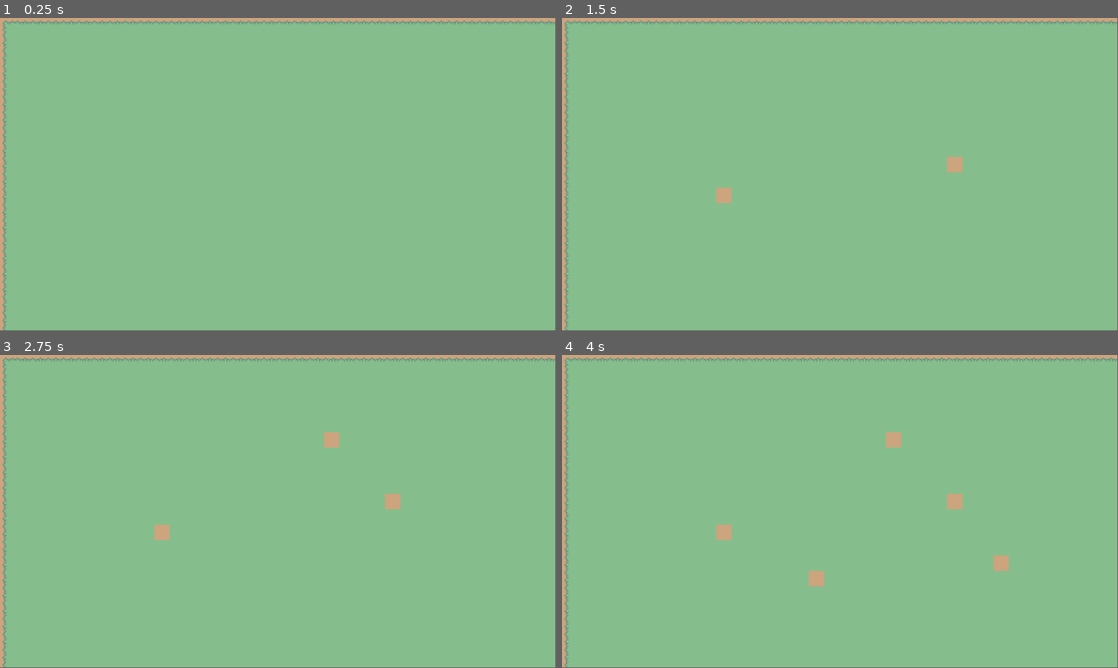
Above: before the commit, frames 1-4 (two rows, left to right).
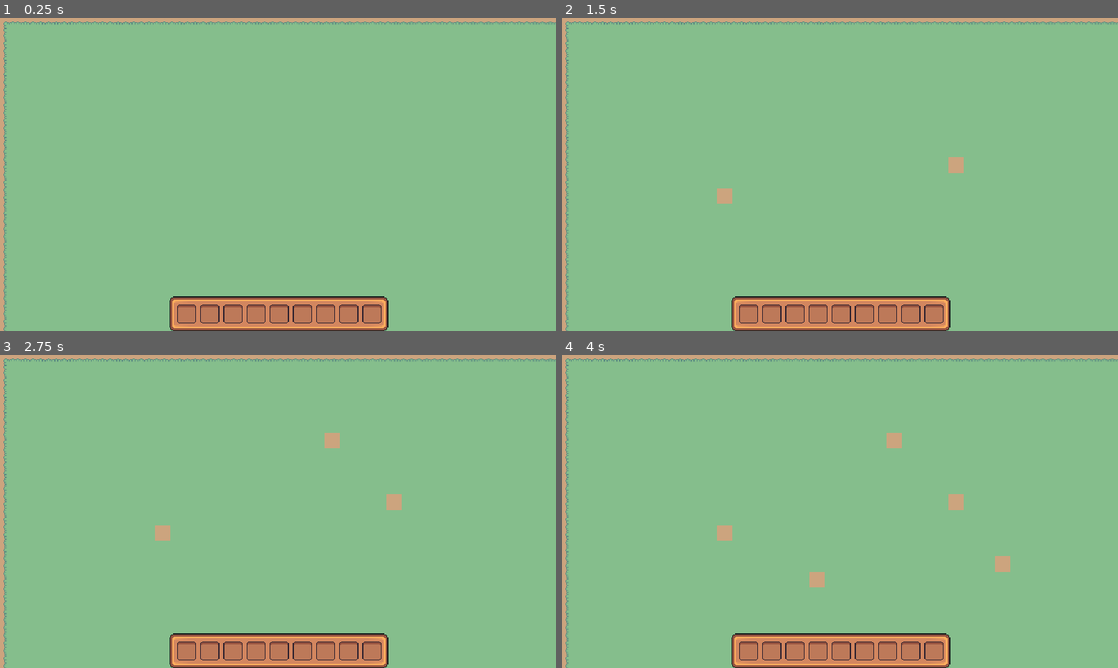
Above: after the commit, the same moments.

Repository: LaClimSx/Back-to-the-roots
Game: Godot game, scene res://Scenes/world.tscn
The game is run twice, just before and just after one commit, with the same random seed, the same clock (stepped at 60 frames per second) and the same inputs.
Inputs (mouse positions are in pixels of both pictures, inside the frame that each line leads up to):
- Up to frame 1 (0.25 s): no input
- Up to frame 2 (1.5 s): tap Enter at 0.5 s; move the mouse to (962, 158) at 0.52 s; right-click (962, 158) at 0.6 s; tap Space at 1.25 s; move the mouse to (728, 190) at 1.27 s; right-click (728, 190) at 1.35 s
- Up to frame 3 (2.75 s): tap Enter at 2 s; move the mouse to (333, 442) at 2.02 s; right-click (333, 442) at 2.1 s
- Up to frame 4 (4 s): tap Space at 2.75 s; move the mouse to (812, 574) at 2.77 s; right-click (812, 574) at 2.85 s; tap Enter at 3.5 s; move the mouse to (1006, 558) at 3.52 s; right-click (1006, 558) at 3.6 s
The window is 799x449 before the commit and 800x450 after it. Grey fills any space a smaller window leaves; there, only what the larger window draws over its background counts as a difference.

The runs differ from the first frame. In frame 1, 5.2% of the frame differs, in the area x 0-100%, y 0-100%; in frame 2, 5.2%; in frame 3, 5.3%; in frame 4, 5.3%.

Commit message:
feat: add beginning of inventory

Diff:
--- /dev/null
+++ b/Scenes/inventory_gui.tscn
@@ -0,0 +1,71 @@
+[gd_scene load_steps=4 format=3 uid="uid://btquhh5o6ewuu"]
+
+[ext_resource type="Script" path="res://Scripts/inventory_gui.gd" id="1_7bajx"]
+[ext_resource type="Texture2D" uid="uid://bbcrxuaclgkar" path="res://Assets/Tiles/InventoryRect.png" id="1_go0nn"]
+[ext_resource type="PackedScene" uid="uid://cebv80lsj58ew" path="res://Scenes/slot.tscn" id="2_f871n"]
+
+[node name="Inventory" type="Control"]
+custom_minimum_size = Vector2(227, 36)
+layout_mode = 3
+anchors_preset = 15
+anchor_right = 1.0
+anchor_bottom = 1.0
+offset_right = -925.0
+offset_bottom = -612.0
+grow_horizontal = 2
+grow_vertical = 2
+size_flags_horizontal = 4
+size_flags_vertical = 4
+script = ExtResource("1_7bajx")
+
+[node name="NinePatchRect" type="NinePatchRect" parent="."]
+layout_mode = 0
+offset_right = 227.0
+offset_bottom = 36.0
+texture = ExtResource("1_go0nn")
+patch_margin_left = 6
+patch_margin_top = 6
+patch_margin_right = 6
+patch_margin_bottom = 6
+
+[node name="GridContainer" type="GridContainer" parent="NinePatchRect"]
+layout_mode = 1
+anchors_preset = 8
+anchor_left = 0.5
+anchor_top = 0.5
+anchor_right = 0.5
+anchor_bottom = 0.5
+offset_left = -106.0
+offset_top = -10.0
+offset_right = 106.0
+offset_bottom = 10.0
+grow_horizontal = 2
+grow_vertical = 2
+columns = 9
+
+[node name="Slot" parent="NinePatchRect/GridContainer" instance=ExtResource("2_f871n")]
+layout_mode = 2
+
+[node name="Slot2" parent="NinePatchRect/GridContainer" instance=ExtResource("2_f871n")]
+layout_mode = 2
+
+[node name="Slot3" parent="NinePatchRect/GridContainer" instance=ExtResource("2_f871n")]
+layout_mode = 2
+
+[node name="Slot4" parent="NinePatchRect/GridContainer" instance=ExtResource("2_f871n")]
+layout_mode = 2
+
+[node name="Slot5" parent="NinePatchRect/GridContainer" instance=ExtResource("2_f871n")]
+layout_mode = 2
+
+[node name="Slot6" parent="NinePatchRect/GridContainer" instance=ExtResource("2_f871n")]
+layout_mode = 2
+
+[node name="Slot7" parent="NinePatchRect/GridContainer" instance=ExtResource("2_f871n")]
+layout_mode = 2
+
+[node name="Slot8" parent="NinePatchRect/GridContainer" instance=ExtResource("2_f871n")]
+layout_mode = 2
+
+[node name="Slot9" parent="NinePatchRect/GridContainer" instance=ExtResource("2_f871n")]
+layout_mode = 2
--- /dev/null
+++ b/Scenes/slot.tscn
@@ -0,0 +1,14 @@
+[gd_scene load_steps=2 format=3 uid="uid://cebv80lsj58ew"]
+
+[ext_resource type="Texture2D" uid="uid://gsprd8lb0p7u" path="res://Assets/Tiles/inventorySlot.png" id="1_f7d3j"]
+
+[node name="Slot" type="Panel"]
+self_modulate = Color(1, 1, 1, 0)
+custom_minimum_size = Vector2(20, 20)
+offset_right = 20.0
+offset_bottom = 20.0
+
+[node name="Sprite2D" type="Sprite2D" parent="."]
+texture = ExtResource("1_f7d3j")
+centered = false
+vframes = 2
--- a/Scenes/world.tscn
+++ b/Scenes/world.tscn
@@ -1,9 +1,11 @@
-[gd_scene load_steps=9 format=3 uid="uid://rlhk8qhsj3ua"]
+[gd_scene load_steps=11 format=3 uid="uid://rlhk8qhsj3ua"]
 
 [ext_resource type="Texture2D" uid="uid://dkv5kj8w510of" path="res://Assets/Tiles/misc.png" id="1_7604j"]
 [ext_resource type="Script" path="res://Scripts/world.gd" id="1_rjk8m"]
 [ext_resource type="Texture2D" uid="uid://bbuefb2cmlvah" path="res://Assets/Tiles/tileset - simplified.png" id="2_l6wvl"]
 [ext_resource type="Texture2D" uid="uid://y6aryph5rcy8" path="res://Assets/Tiles/Carrot.png" id="3_hg1d4"]
+[ext_resource type="PackedScene" uid="uid://btquhh5o6ewuu" path="res://Scenes/inventory_gui.tscn" id="5_0ywr5"]
+[ext_resource type="Script" path="res://Scripts/canvas_layer.gd" id="5_b8gca"]
 
 [sub_resource type="TileSetAtlasSource" id="TileSetAtlasSource_gq4rf"]
 texture = ExtResource("1_7604j")
@@ -107,3 +109,18 @@
 layer_1/name = "Crops"
 layer_1/z_index = 1
 layer_1/tile_data = PackedInt32Array(1703963, 131074, 1, 1703964, 196610, 1, 1703965, 262146, 1, 1703967, 262146, 1, 1703968, 196610, 1)
+
+[node name="CanvasLayer" type="CanvasLayer" parent="."]
+script = ExtResource("5_b8gca")
+
+[node name="Inventory" parent="CanvasLayer" instance=ExtResource("5_0ywr5")]
+anchors_preset = 7
+anchor_left = 0.5
+anchor_top = 1.0
+anchor_right = 0.5
+offset_left = -113.5
+offset_top = -36.0
+offset_right = 113.5
+offset_bottom = 0.0
+grow_vertical = 0
+size_flags_vertical = 0
--- /dev/null
+++ b/Scripts/canvas_layer.gd
@@ -0,0 +1,17 @@
+extends CanvasLayer
+
+@onready var inventory = $Inventory
+
+
+func _input(event):
+	if event.is_action_pressed("toggle_inventory"):
+		inventory.close() if inventory.isOpen else inventory.open()
+
+# Called when the node enters the scene tree for the first time.
+func _ready():
+	pass # Replace with function body.
+
+
+# Called every frame. 'delta' is the elapsed time since the previous frame.
+func _process(delta):
+	pass
--- /dev/null
+++ b/Scripts/inventory_gui.gd
@@ -0,0 +1,14 @@
+extends Control
+
+var isOpen: bool = true
+
+func _ready():
+	pass
+
+func open():
+	visible = true
+	isOpen = true
+
+func close():
+	visible = false
+	isOpen = false
--- a/project.godot
+++ b/project.godot
@@ -17,6 +17,7 @@
 
 [display]
 
+window/stretch/mode="viewport"
 window/stretch/scale=2.0
 
 [input]
@@ -26,6 +27,11 @@
 "events": [Object(InputEventMouseButton,"resource_local_to_scene":false,"resource_name":"","device":-1,"window_id":0,"a …(253 unchanged characters)…
 ]
 }
+toggle_inventory={
+"deadzone": 0.5,
+"events": [Object(InputEventKey,"resource_local_to_scene":false,"resource_name":"","device":-1,"window_id":0,"alt_pressed":false,"shift_pressed":false,"ctrl_pressed":false,"meta_pressed":false,"pressed":false,"keycode":0,"physical_keycode":73,"key_label":0,"unicode":105,"location":0,"echo":false,"script":null)
+]
+}
 
 [rendering]
 
Binary file added: Assets/Tiles/InventoryRect.png
Not shown, added: Assets/Tiles/InventoryRect.png.import
Binary file added: Assets/Tiles/hotbar_selector.png
Not shown, added: Assets/Tiles/hotbar_selector.png.import
Binary file added: Assets/Tiles/inventorySlot.png
Not shown, added: Assets/Tiles/inventorySlot.png.import
